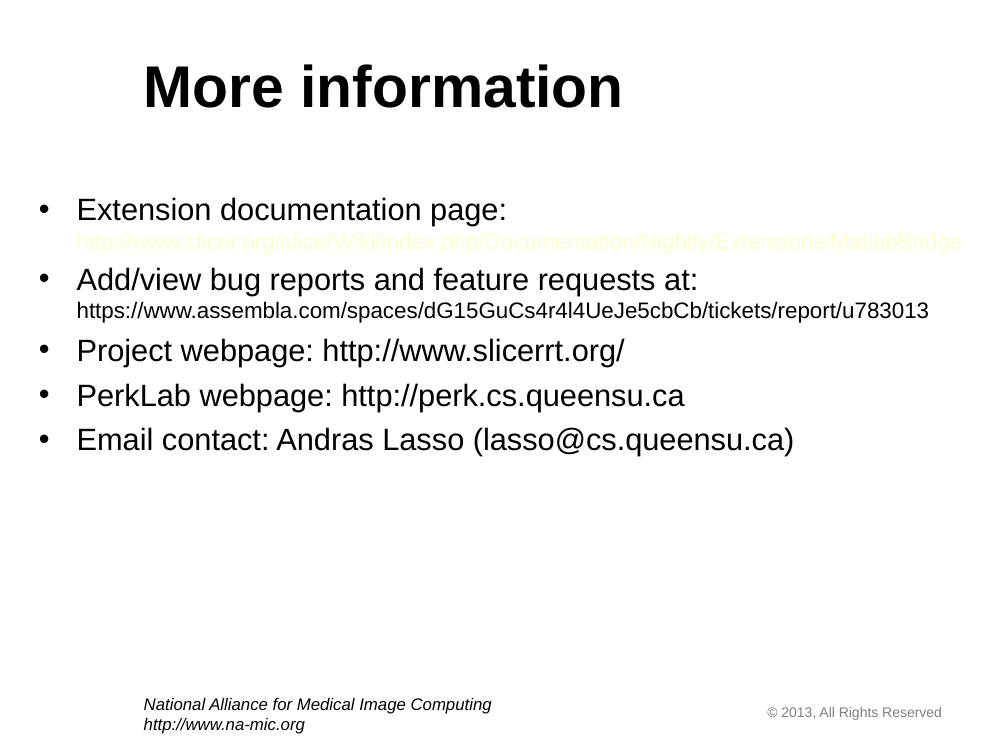
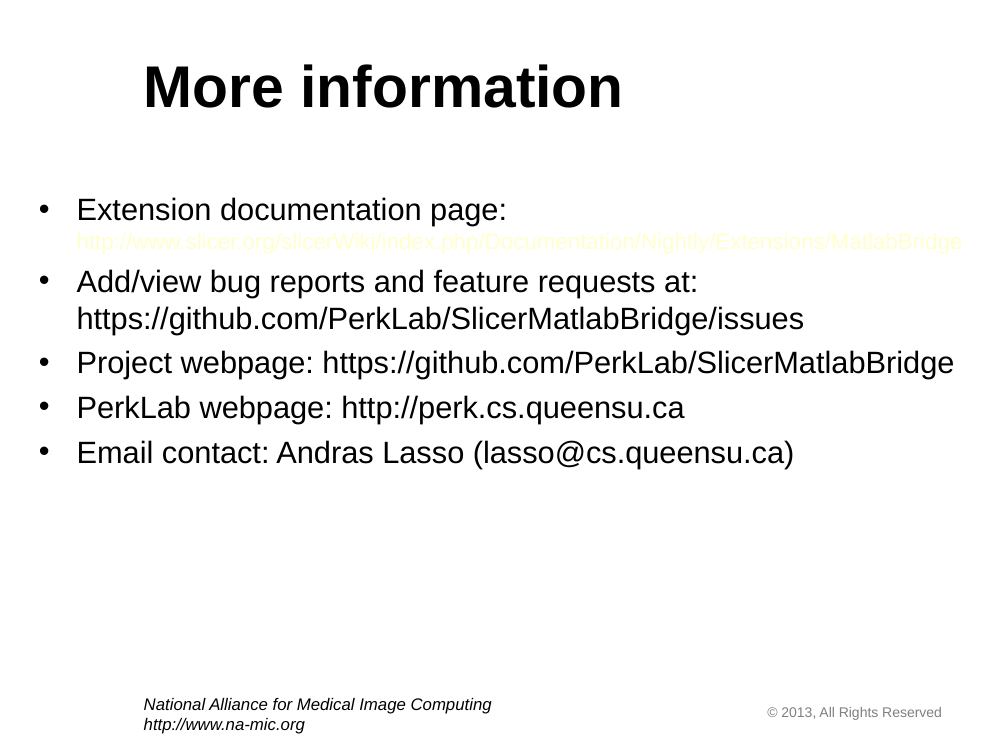
Before and after one commit to PerkLab/SlicerMatlabBridge, a slide deck: slide 37 of Docs/tutorial/MatlabBridgeTutorial.ppt. Drawn at 1008x756 pixels with LibreOffice and Linux fonts; fonts in the diff are those of the drawing; background and template pictures are left out. Boxes give left, top, right and bottom in pixels: in the first picture for what was removed or moved away, otherwise in the second. Text is boxed around its words. In the diff, an @@ line names an element or a change of style, - is before the commit and + after.

Commit message:
Updated links to point to github instead of assembla

```diff
--- a/Docs/tutorial/MatlabBridgeTutorial.ppt
+++ b/Docs/tutorial/MatlabBridgeTutorial.ppt
@@ text at bbox=[77, 269, 954, 379]: text changed @@
-• Add/view bug reports and feature requests at: https://www.assembla.com/spaces/dG15GuCs4r4l4UeJe5cbCb/tickets/report/u783013
-• Project webpage: http://www.slicerrt.org/
+• Add/view bug reports and feature requests at: https://github.com/PerkLab/SlicerMatlabBridge/issues
+• Project webpage: https://github.com/PerkLab/SlicerMatlabBridge
```
Also in this commit, not shown: 9 other slides changed, 1 other file.
